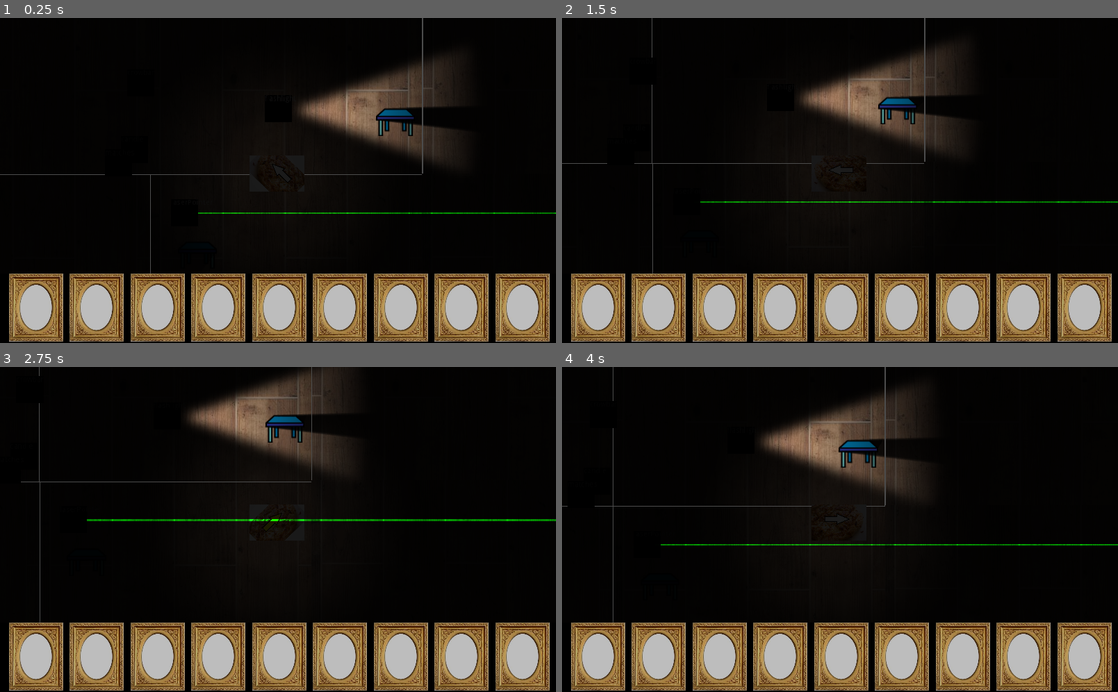
Above: before the commit, frames 1-4 (two rows, left to right).
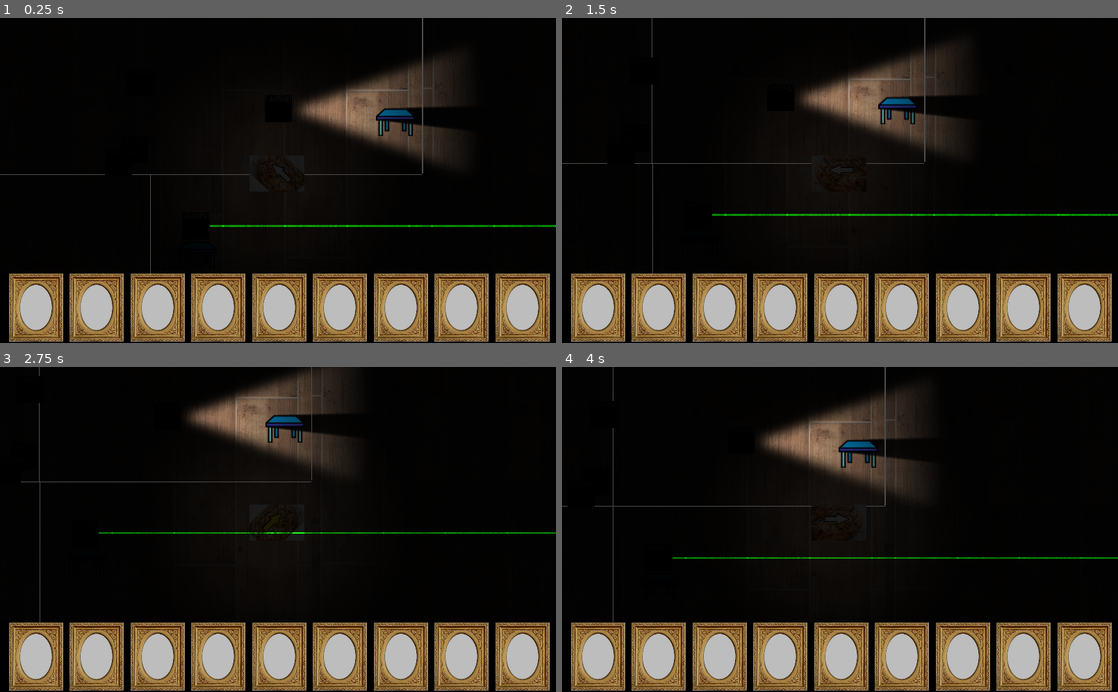
Above: after the commit, the same moments.

Repository: feyrkh/spook-encounters
Game: Godot game, scene res://scene/demo/flashlightLighting.tscn
Same seed, same stepped clock (60 frames per second), same inputs: the game is played once before the commit and once after it. The project has no main scene, so this scene is started directly.
Inputs (mouse positions are in pixels of both pictures, inside the frame that each line leads up to):
- Up to frame 1 (0.25 s): no input
- Up to frame 2 (1.5 s): tap Enter at 0.5 s; move the mouse to (962, 164) at 0.52 s; hold D (p1_move_right) 0.53-1.28 s; tap Tab (cycle_selected_item) at 0.6 s; click (962, 164) at 0.67 s; move the mouse to (728, 196) at 1.27 s; hold S (p1_move_down) from 1.28 s (still down); tap X (drop_held_item) at 1.35 s; click (728, 196) at 1.42 s
- Up to frame 3 (2.75 s): move the mouse to (333, 458) at 2.02 s; release S (p1_move_down) at 2.03 s; hold D (p1_move_right) from 2.03 s (still down); tap 0 (inv_select_0) at 2.1 s; click (333, 458) at 2.17 s
- Up to frame 4 (4 s): move the mouse to (812, 594) at 2.77 s; release D (p1_move_right) at 2.78 s; hold W (p1_move_up) 2.78-3.53 s; tap 1 (inv_select_1) at 2.85 s; click (812, 594) at 2.92 s; move the mouse to (1006, 578) at 3.52 s; hold A (p1_move_left) from 3.53 s (still down); tap 2 (inv_select_2) at 3.6 s; click (1006, 578) at 3.67 s

The runs differ from the first frame. In frame 1, 0.7% of the frame differs, in the area x 35-100%, y 59-65%; in frame 2, 0.8%; in frame 3, 0.9%, in the area x 15-100%, y 46-52%; in frame 4, 0.7%.

Commit message:
Fix item pointing, support dynamic item icons

Diff:
--- a/project.godot
+++ b/project.godot
@@ -71,6 +71,10 @@
 config/name="Spook Encounters"
 config/icon="res://icon.png"
 
+[autoload]
+
+EventBus="*res://scene/EventBus.tscn"
+
 [debug]
 
 gdscript/warnings/unused_variable=false
--- /dev/null
+++ b/scene/EventBus.tscn
@@ -0,0 +1,10 @@
+[gd_scene load_steps=2 format=2]
+
+[sub_resource type="GDScript" id=1]
+script/source = "extends Node
+
+signal inventoryIconsNeedUpdate # an item in your inventory has changed and you should update your images
+"
+
+[node name="EventBus" type="Node"]
+script = SubResource( 1 )
--- a/scene/demo/flashlightLighting.tscn
+++ b/scene/demo/flashlightLighting.tscn
@@ -1,59 +1,13 @@
-[gd_scene load_steps=13 format=2]
+[gd_scene load_steps=10 format=2]
 
 [ext_resource path="res://scene/player/player.tscn" type="PackedScene" id=1]
 [ext_resource path="res://scene/items/basicItem.tscn" type="PackedScene" id=2]
-[ext_resource path="res://img/itemImage/flashlight.jpg" type="Texture" id=3]
+[ext_resource path="res://scene/items/laserPointer.tscn" type="PackedScene" id=3]
 [ext_resource path="res://scene/props/furniture/table.tscn" type="PackedScene" id=4]
 [ext_resource path="res://scene/props/furniture/light-lamp.png" type="Texture" id=5]
 [ext_resource path="res://scene/props/furniture/wood-floor.jpg" type="Texture" id=6]
-[ext_resource path="res://scene/items/light-flashlight.png" type="Texture" id=7]
-[ext_resource path="res://img/itemImage/flashlight-on.jpg" type="Texture" id=8]
-[ext_resource path="res://scene/items/light-laserpointer.png" type="Texture" id=9]
-
-[sub_resource type="GDScript" id=1]
-script/source = "extends BasicItem
-
-export(Texture) var itemSlotIconTextureEnabled
-export(Texture) var itemSlotIconTextureDisabled
-
-func _ready():
-	updateItemSlotIcon()
-
-func onUseItem():
-	$Light2D.visible = !$Light2D.visible
-	updateItemSlotIcon()
-
-func updateItemSlotIcon():
-	if $Light2D.visible:
-		# TODO: Create an event bus to communicate with the inventory to update its item icons, and change this to enabled
-		itemSlotIconTexture = itemSlotIconTextureDisabled
-	else:
-		itemSlotIconTexture = itemSlotIconTextureDisabled
-"
-
-[sub_resource type="GDScript" id=2]
-script/source = "extends BasicItem
-
-onready var startingBrightness = $Light2D2.energy
-const maxBrightnessDiff = 0.1
-
-func onLightWithFire():
-	$Light2D2.visible = true
-
-func onUseItemWithEmptyHand():
-	putOut()
-
-func onUseItem():
-	putOut()
-
-func putOut():
-	$Light2D2.visible = false
-
-
-func _on_Timer_timeout():
-	if $Light2D2.visible:
-		$Light2D2.energy = startingBrightness + rand_range(-maxBrightnessDiff, maxBrightnessDiff)
-"
+[ext_resource path="res://scene/items/flashlight.tscn" type="PackedScene" id=7]
+[ext_resource path="res://scene/items/candle.tscn" type="PackedScene" id=10]
 
 [sub_resource type="GDScript" id=3]
 script/source = "extends BasicItem
@@ -111,56 +65,14 @@
 
 [node name="ItemLayer" type="Node2D" parent="."]
 
-[node name="flashlight" parent="ItemLayer" instance=ExtResource( 2 )]
-position = Vector2( 453.648, 162.551 )
-script = SubResource( 1 )
-itemSlotIconTexture = null
-itemSlotIconTextureEnabled = ExtResource( 8 )
-itemSlotIconTextureDisabled = ExtResource( 3 )
+[node name="flashlight" parent="ItemLayer" instance=ExtResource( 7 )]
 
-[node name="Light2D" type="Light2D" parent="ItemLayer/flashlight"]
-position = Vector2( 25.0125, -22.1921 )
-texture = ExtResource( 7 )
-offset = Vector2( 180, 0 )
-shadow_enabled = true
-shadow_filter = 5
-shadow_filter_smooth = 0.7
-
-[node name="laserPointer" parent="ItemLayer" instance=ExtResource( 2 )]
-position = Vector2( 280.648, 354.551 )
-script = SubResource( 1 )
-itemSlotIconTexture = null
-
-[node name="Light2D" type="Light2D" parent="ItemLayer/laserPointer"]
-position = Vector2( 1.01251, -24.1921 )
-texture = ExtResource( 9 )
-offset = Vector2( 600, 0 )
-texture_scale = 3.0
-color = Color( 0, 1, 0, 1 )
-shadow_enabled = true
-shadow_filter = 5
-shadow_filter_smooth = 0.7
+[node name="laserPointer" parent="ItemLayer" instance=ExtResource( 3 )]
 
 [node name="crowbar" parent="ItemLayer" instance=ExtResource( 2 )]
 position = Vector2( 200.291, 114.441 )
 
-[node name="candle" parent="ItemLayer" instance=ExtResource( 2 )]
-position = Vector2( 188.993, 237.524 )
-script = SubResource( 2 )
-itemSlotIconTexture = null
-
-[node name="Light2D2" type="Light2D" parent="ItemLayer/candle"]
-visible = false
-position = Vector2( 1, -52 )
-texture = ExtResource( 5 )
-texture_scale = 0.25
-energy = 0.6
-shadow_enabled = true
-shadow_color = Color( 0, 0, 0, 1 )
-
-[node name="Timer" type="Timer" parent="ItemLayer/candle"]
-wait_time = 0.1
-autostart = true
+[node name="candle" parent="ItemLayer" instance=ExtResource( 10 )]
 
 [node name="matches" parent="ItemLayer" instance=ExtResource( 2 )]
 position = Vector2( 159.263, 262.497 )
@@ -183,6 +95,5 @@
 
 [node name="CanvasModulate" type="CanvasModulate" parent="."]
 color = Color( 0.0196078, 0.0196078, 0.0196078, 1 )
-[connection signal="timeout" from="ItemLayer/candle/Timer" to="ItemLayer/candle" method="_on_Timer_timeout"]
 
 [editable path="Player"]
--- /dev/null
+++ b/scene/items/candle.gd
@@ -0,0 +1,21 @@
+extends BasicItem
+
+onready var startingBrightness = $Light2D2.energy
+const maxBrightnessDiff = 0.1
+
+func onLightWithFire():
+	$Light2D2.visible = true
+
+func onUseItemWithEmptyHand():
+	putOut()
+
+func onUseItem():
+	putOut()
+
+func putOut():
+	$Light2D2.visible = false
+
+
+func _on_Timer_timeout():
+	if $Light2D2.visible:
+		$Light2D2.energy = startingBrightness + rand_range(-maxBrightnessDiff, maxBrightnessDiff)
--- /dev/null
+++ b/scene/items/candle.tscn
@@ -0,0 +1,42 @@
+[gd_scene load_steps=6 format=2]
+
+[ext_resource path="res://scene/items/candle.gd" type="Script" id=1]
+[ext_resource path="res://scene/props/furniture/light-lamp.png" type="Texture" id=2]
+[ext_resource path="res://scene/items/placeholderItem.tscn" type="PackedScene" id=3]
+[ext_resource path="res://scene/items/placeholderItem.gd" type="Script" id=4]
+
+[sub_resource type="RectangleShape2D" id=1]
+extents = Vector2( 25.4773, 25.8857 )
+
+[node name="candle" type="Node2D"]
+position = Vector2( 188.993, 237.524 )
+script = ExtResource( 1 )
+
+[node name="placeholderImage" type="Node2D" parent="." instance=ExtResource( 3 )]
+position = Vector2( -1.64295, -24.9623 )
+script = ExtResource( 4 )
+backgroundColor = Color( 0.0431373, 0.00784314, 0.00784314, 1 )
+
+[node name="ItemPickupArea" type="Area2D" parent="."]
+monitoring = false
+collision_layer = 8
+collision_mask = 2
+
+[node name="CollisionShape2D" type="CollisionShape2D" parent="ItemPickupArea"]
+visible = false
+position = Vector2( 0.594604, -24.3788 )
+shape = SubResource( 1 )
+
+[node name="Light2D2" type="Light2D" parent="."]
+visible = false
+position = Vector2( 1, -52 )
+texture = ExtResource( 2 )
+texture_scale = 0.25
+energy = 0.6
+shadow_enabled = true
+shadow_color = Color( 0, 0, 0, 1 )
+
+[node name="Timer" type="Timer" parent="."]
+wait_time = 0.1
+autostart = true
+[connection signal="timeout" from="Timer" to="." method="_on_Timer_timeout"]
--- /dev/null
+++ b/scene/items/flashlight.gd
@@ -0,0 +1,18 @@
+extends BasicItem
+
+export(Texture) var itemSlotIconTextureEnabled
+export(Texture) var itemSlotIconTextureDisabled
+
+func _ready():
+	updateItemSlotIcon()
+
+func onUseItem():
+	$Light2D.visible = !$Light2D.visible
+	updateItemSlotIcon()
+
+func updateItemSlotIcon():
+	if $Light2D.visible:
+		itemSlotIconTexture = itemSlotIconTextureEnabled
+	else:
+		itemSlotIconTexture = itemSlotIconTextureDisabled
+	$"/root/EventBus".emit_signal('inventoryIconsNeedUpdate')
--- /dev/null
+++ b/scene/items/flashlight.tscn
@@ -0,0 +1,40 @@
+[gd_scene load_steps=8 format=2]
+
+[ext_resource path="res://scene/items/flashlight.gd" type="Script" id=1]
+[ext_resource path="res://img/itemImage/flashlight-on.jpg" type="Texture" id=2]
+[ext_resource path="res://img/itemImage/flashlight.jpg" type="Texture" id=3]
+[ext_resource path="res://scene/items/light-flashlight.png" type="Texture" id=4]
+[ext_resource path="res://scene/items/placeholderItem.tscn" type="PackedScene" id=5]
+[ext_resource path="res://scene/items/placeholderItem.gd" type="Script" id=6]
+
+[sub_resource type="RectangleShape2D" id=1]
+extents = Vector2( 25.4773, 25.8857 )
+
+[node name="flashlight" type="Node2D"]
+position = Vector2( 453.648, 162.551 )
+script = ExtResource( 1 )
+itemSlotIconTextureEnabled = ExtResource( 2 )
+itemSlotIconTextureDisabled = ExtResource( 3 )
+
+[node name="placeholderImage" type="Node2D" parent="." instance=ExtResource( 5 )]
+position = Vector2( -1.64295, -24.9623 )
+script = ExtResource( 6 )
+backgroundColor = Color( 0.0431373, 0.00784314, 0.00784314, 1 )
+
+[node name="ItemPickupArea" type="Area2D" parent="."]
+monitoring = false
+collision_layer = 8
+collision_mask = 2
+
+[node name="CollisionShape2D" type="CollisionShape2D" parent="ItemPickupArea"]
+visible = false
+position = Vector2( 0.594604, -24.3788 )
+shape = SubResource( 1 )
+
+[node name="Light2D" type="Light2D" parent="."]
+position = Vector2( 25.0125, -22.1921 )
+texture = ExtResource( 4 )
+offset = Vector2( 180, 0 )
+shadow_enabled = true
+shadow_filter = 5
+shadow_filter_smooth = 0.7
--- /dev/null
+++ b/scene/items/laserPointer.tscn
@@ -0,0 +1,36 @@
+[gd_scene load_steps=5 format=2]
+
+[ext_resource path="res://scene/items/flashlight.gd" type="Script" id=1]
+[ext_resource path="res://scene/items/light-laserpointer.png" type="Texture" id=2]
+[ext_resource path="res://scene/items/placeholderItem.tscn" type="PackedScene" id=3]
+
+[sub_resource type="RectangleShape2D" id=1]
+extents = Vector2( 25.4773, 25.8857 )
+
+[node name="laserPointer" type="Node2D"]
+position = Vector2( 277.648, 354.051 )
+script = ExtResource( 1 )
+
+[node name="placeholderImage" parent="." instance=ExtResource( 3 )]
+position = Vector2( 22.357, 0.0377007 )
+
+[node name="ItemPickupArea" type="Area2D" parent="."]
+position = Vector2( 24, 24.5 )
+monitoring = false
+collision_layer = 8
+collision_mask = 2
+
+[node name="CollisionShape2D" type="CollisionShape2D" parent="ItemPickupArea"]
+visible = false
+position = Vector2( 0.594604, -24.3788 )
+shape = SubResource( 1 )
+
+[node name="Light2D" type="Light2D" parent="."]
+position = Vector2( 36.5125, 0.307899 )
+texture = ExtResource( 2 )
+offset = Vector2( 600, 0 )
+texture_scale = 3.0
+color = Color( 0, 1, 0, 1 )
+shadow_enabled = true
+shadow_filter = 5
+shadow_filter_smooth = 0.7
--- a/scene/player/HeldItem.gd
+++ b/scene/player/HeldItem.gd
@@ -7,7 +7,7 @@
 var facing = Right
 var heldItem = null
 onready var curAttachPoint = $Right
-var curAngleDegrees = 0
+var curAngleRad = 0
 
 signal item_drop_requested # (heldItem)
 
@@ -24,7 +24,6 @@
 		heldItem.get_parent().remove_child(heldItem)
 	attachPoint.add_child(heldItem)
 	heldItem.position = Vector2.ZERO
-	heldItem.rotation_degrees = curAngleDegrees
 
 func unholdItem():
 	if heldItem:
@@ -69,12 +68,12 @@
 		Up: return $Up
 		Down: return $Down
 
-#func _on_ItemDetector_itemPickupRequested(newItem):
-#	if heldItem: dropItem()
-#	pickUpItem(newItem)
 
-
-func _on_MoveController_updateFacingAngle(angleDegrees):
-	curAngleDegrees = angleDegrees
-	for child in curAttachPoint.get_children():
-		child.rotation_degrees = curAngleDegrees
+func _on_MoveController_updateFacingAngle(newPlayerAngle):
+	if heldItem:
+		curAngleRad = heldItem.rotation + heldItem.get_angle_to(get_global_mouse_position())
+		heldItem.rotation = 0
+		#heldItem.rotation = curAngleRad
+		print('rotating to ', curAngleRad, '; ', heldItem.global_position, ' -> ', get_global_mouse_position())
+		heldItem.rotation = curAngleRad
+		print('heldItem rotation: ', heldItem.rotation_degrees)
--- a/scene/player/inventory/PlayerInventory.gd
+++ b/scene/player/inventory/PlayerInventory.gd
@@ -18,6 +18,7 @@
 	itemDetector = get_node(itemDetectorPath)
 	connect("itemEquipped", itemHolder, 'onItemEquipped')
 	updateAllInvSlotImages()
+	$"/root/EventBus".connect('inventoryIconsNeedUpdate', self, 'updateAllInvSlotImages')
 
 func updateAllInvSlotImages():
 	for i in range(invSlots.size()):
